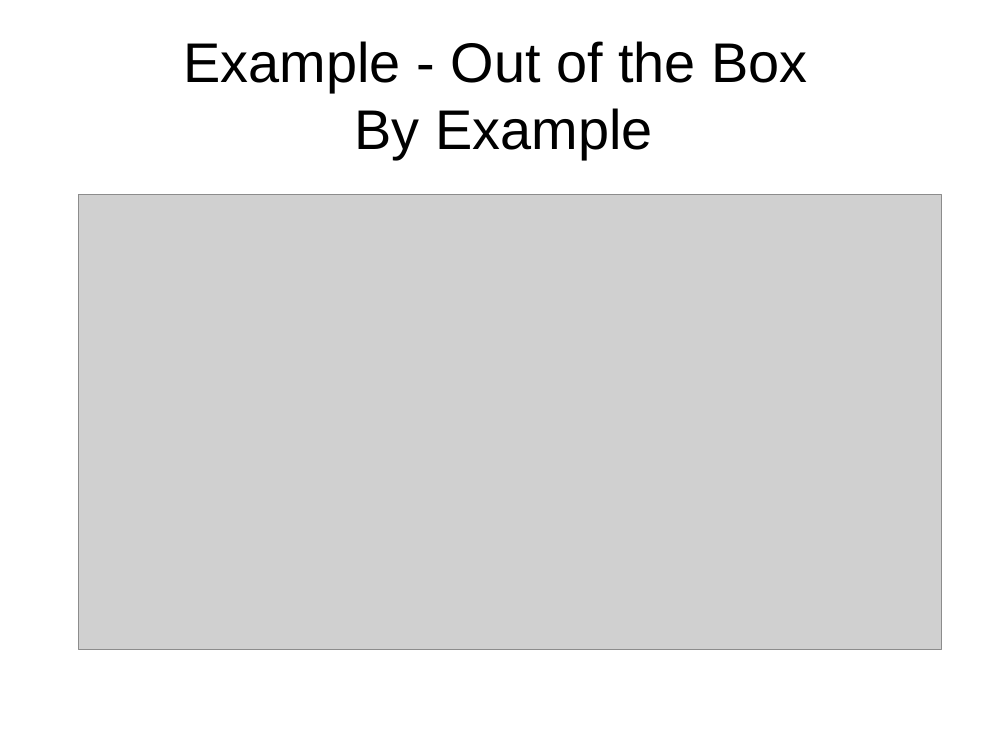
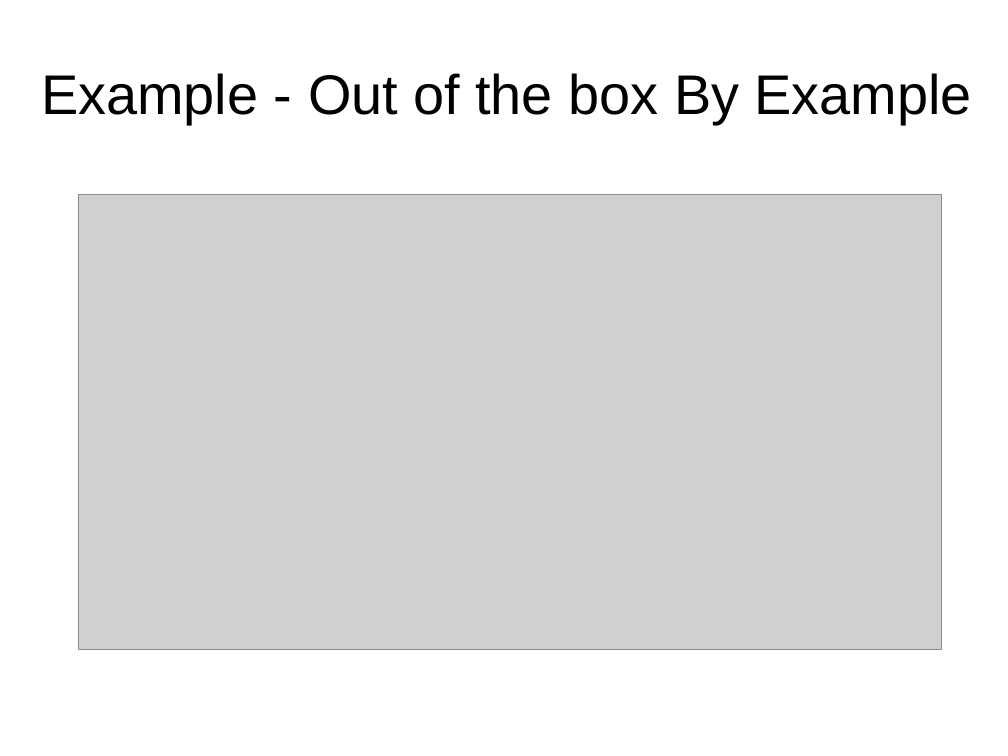
Before and after one commit to hotrodorm/hotrod, a slide deck: slide 6 of hotrod/docs/overview.odp. Drawn at 1008x756 pixels with LibreOffice and Linux fonts; fonts in the diff are those of the drawing; grey boxes stand for pictures. Boxes give left, top, right and bottom in pixels: in the first picture for what was removed or moved away, otherwise in the second. Text is boxed around its words. In the diff, an @@ line names an element or a change of style, - is before the commit and + after.

```diff
--- a/hotrod/docs/overview.odp
+++ b/hotrod/docs/overview.odp
@@ title at box(41, 73, 972, 124): text changed @@
-Example - Out of the Box
-By Example
+Example - Out of the box By Example
```
Also in this commit, not shown: 2 other slides changed, 31 other files.
